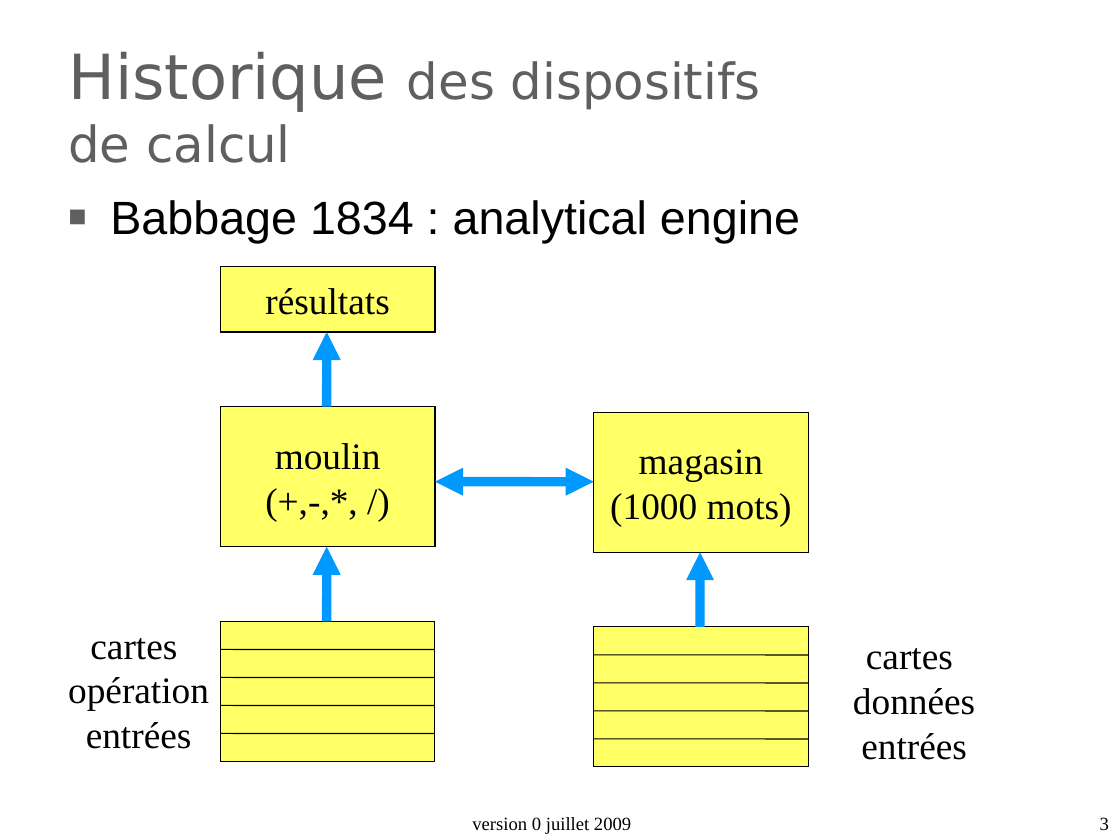
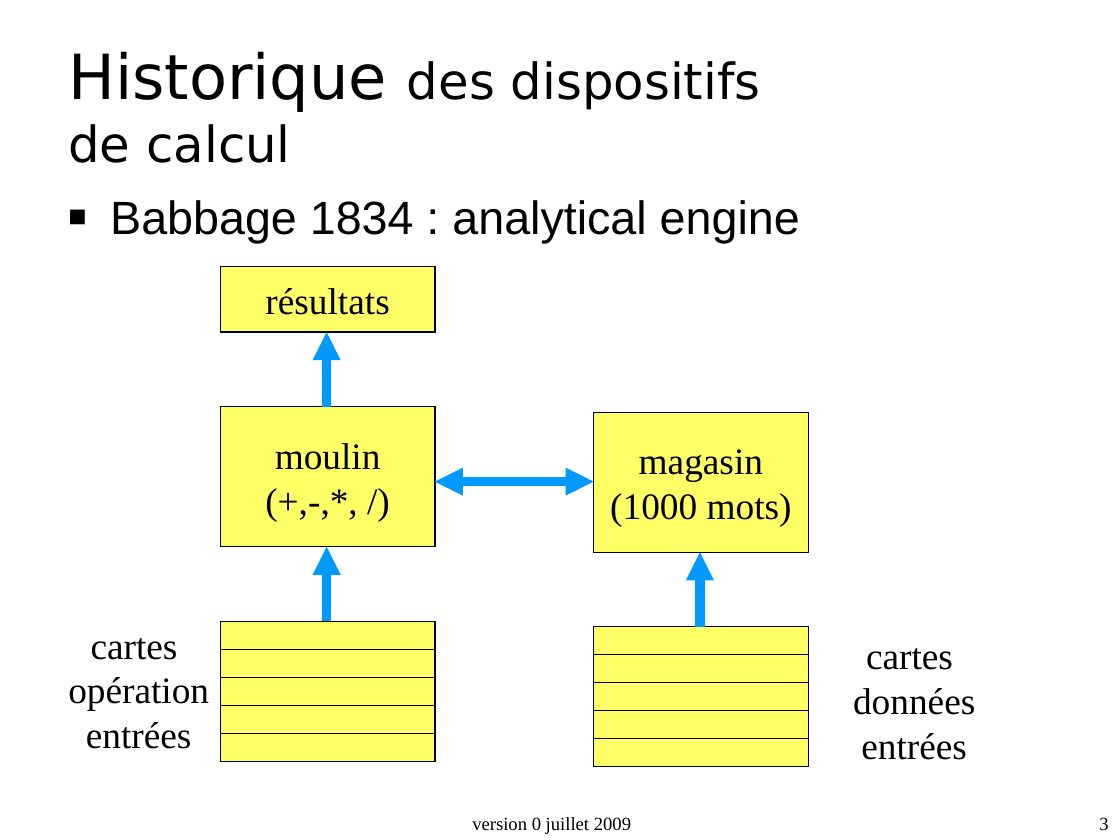
Before and after one commit to duanegris/texts, a slide deck: slide 3 of isi1/slides/2_architecture_machine.ppt. Drawn at 1120x840 pixels with LibreOffice and Linux fonts; fonts in the diff are those of the drawing; background and template pictures are left out. Boxes give left, top, right and bottom in pixels: in the first picture for what was removed or moved away, otherwise in the second. Text is boxed around its words. In the diff, an @@ line names an element or a change of style, - is before the commit and + after.

```diff
--- a/isi1/slides/2_architecture_machine.ppt
+++ b/isi1/slides/2_architecture_machine.ppt
@@ title "Historique des dispositifs de calcul" at (x1=68, y1=51, x2=761, y2=163): text colour #5F5F5F to #000000 @@
@@ text "Babbage 1834 : analytical engine" at (x1=110, y1=200, x2=800, y2=243): indent changed; bullet colour #5F5F5F to #000000 @@
@@ group removed at (x1=594, y1=655, x2=809, y2=739): 4 lines @@
@@ group added at (x1=594, y1=655, x2=809, y2=739): 4 freeform shapes @@
```
Also in this commit, not shown: 33 other slides changed, 1 slide added.
